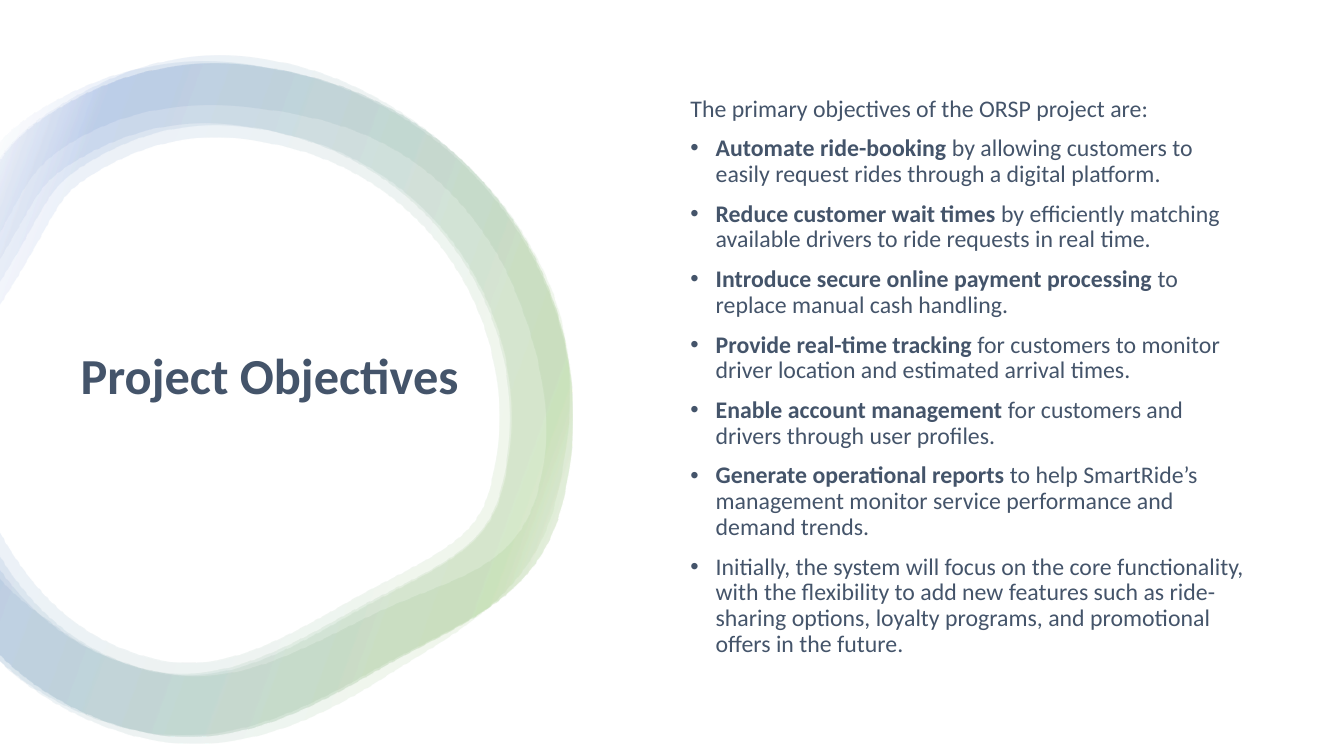
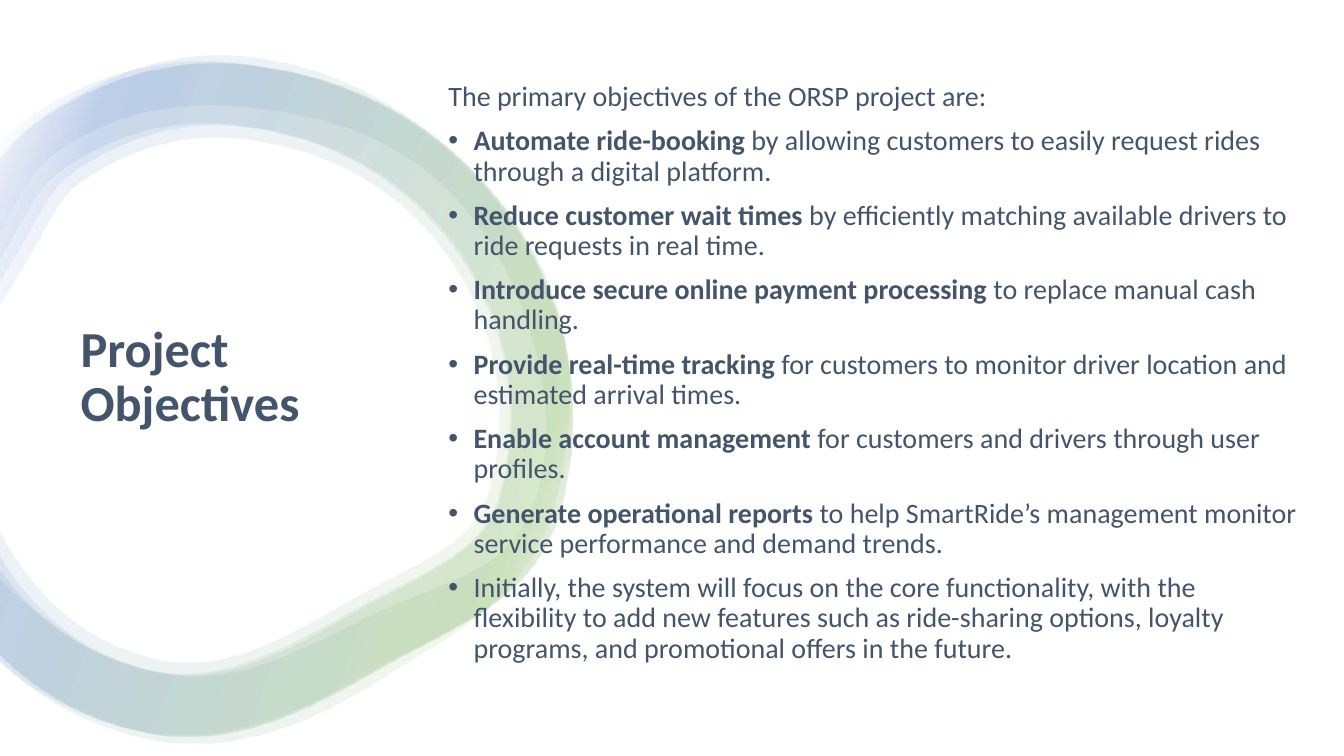
Before and after one commit to CheetoBuri/SE_SmartRide, a slide deck: slide 4 of 523K0010_523K0013.pptx. Drawn at 1344x756 pixels with LibreOffice and Linux fonts; fonts in the diff are those of the drawing. Boxes give left, top, right and bottom in pixels: in the first picture for what was removed or moved away, otherwise in the second. Text is boxed around its words. In the diff, an @@ line names an element or a change of style, - is before the commit and + after.

```diff
--- a/523K0010_523K0013.pptx
+++ b/523K0010_523K0013.pptx
@@ text "The primary objectives of the ..." moved from (x1=690, y1=100, x2=1243, y2=652) to (x1=448, y1=86, x2=1296, y2=663) @@
@@ text "The primary objectives of the ..." at (x1=448, y1=86, x2=1296, y2=663): size 17 to 20 pt @@
@@ title "Project Objectives" rewrapped from (x1=81, y1=358, x2=459, y2=403) to (x1=81, y1=331, x2=300, y2=430) @@
```
Also in this commit, not shown: 7 other slides changed.
